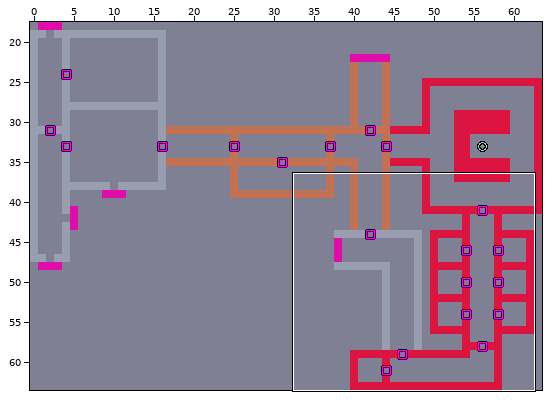
LDtk project: assets/levels/levels.ldtk. The picture above shows the old version from afar; the outline marks the close-up.
Close-up. Earlier state:
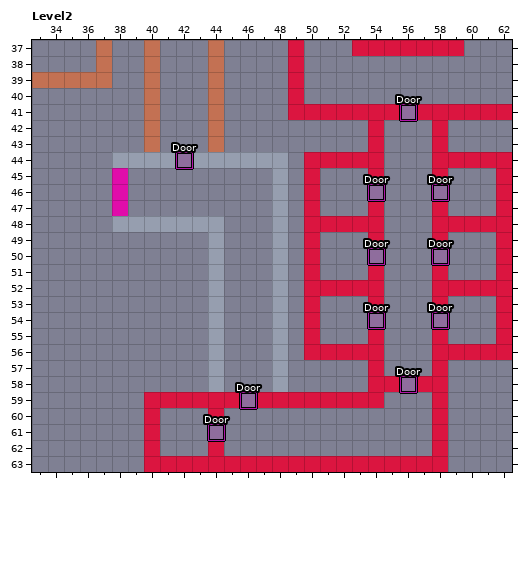
Cells are 16x16 px. Shown: Level2 x 33..62, y 37..63. The commit also changed other parts of the map, which this record leaves out.
The same view after the edit:
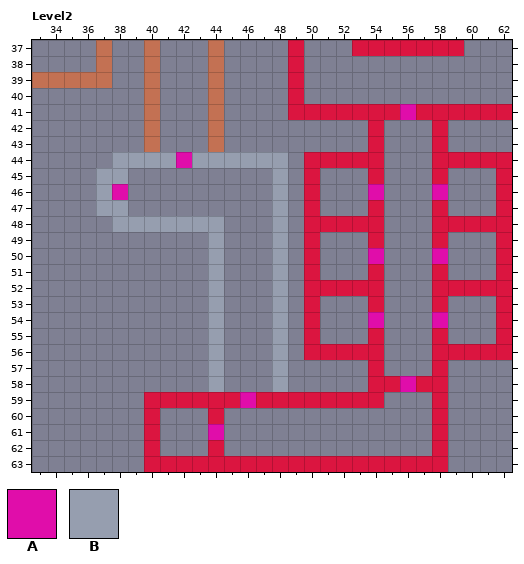
Key: from "OneGrid": A 1 "Elevator", B 2 "Stone".
_ is an empty cell.
Objects are placed by their top-left corner, in cells (3,4 is the top-left corner of cell 3,4); size is 1x1 cell unless given.
Log entry: Level : door is a wall type, not an entity type
The exact change:
Layer "OneGrid":
y 41: x 56 _ -> A
y 44: x 42 _ -> A
y 45: x 37..38 _A -> BB
y 46: x 37 _ -> B; x 54 _ -> A; x 58 _ -> A
y 47: x 37..38 _A -> BB
y 50: x 54 _ -> A; x 58 _ -> A
y 54: x 54 _ -> A; x 58 _ -> A
y 58: x 56 _ -> A
y 59: x 46 _ -> A
y 61: x 44 _ -> A
Layer "Entities":
removed: "Door" rectangle at 56,41
removed: "Door" rectangle at 58,46
removed: "Door" rectangle at 54,46
removed: "Door" rectangle at 58,50
removed: "Door" rectangle at 54,50
removed: "Door" rectangle at 58,54
removed: "Door" rectangle at 54,54
removed: "Door" rectangle at 56,58
removed: "Door" rectangle at 42,44
removed: "Door" rectangle at 44,61
removed: "Door" rectangle at 46,59
